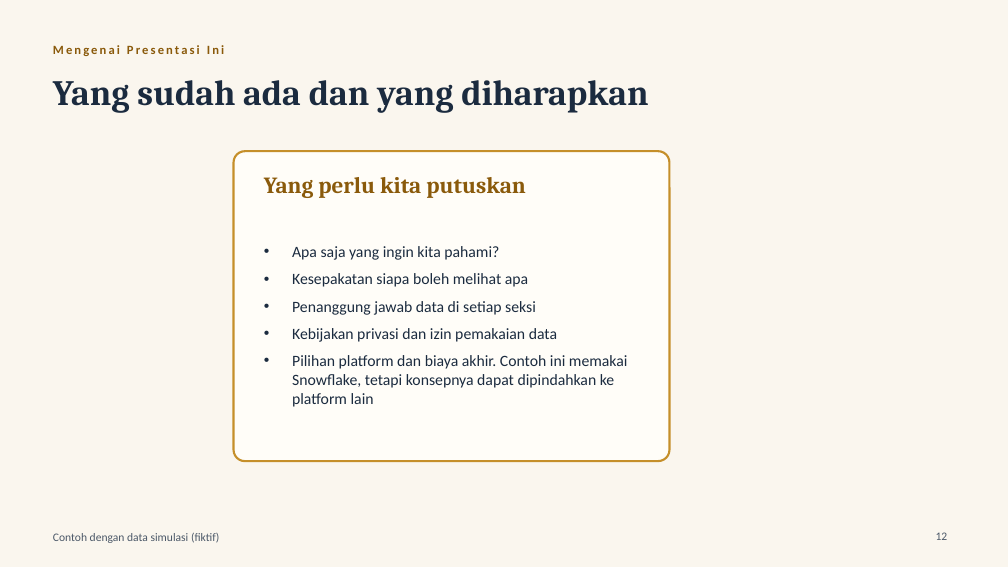
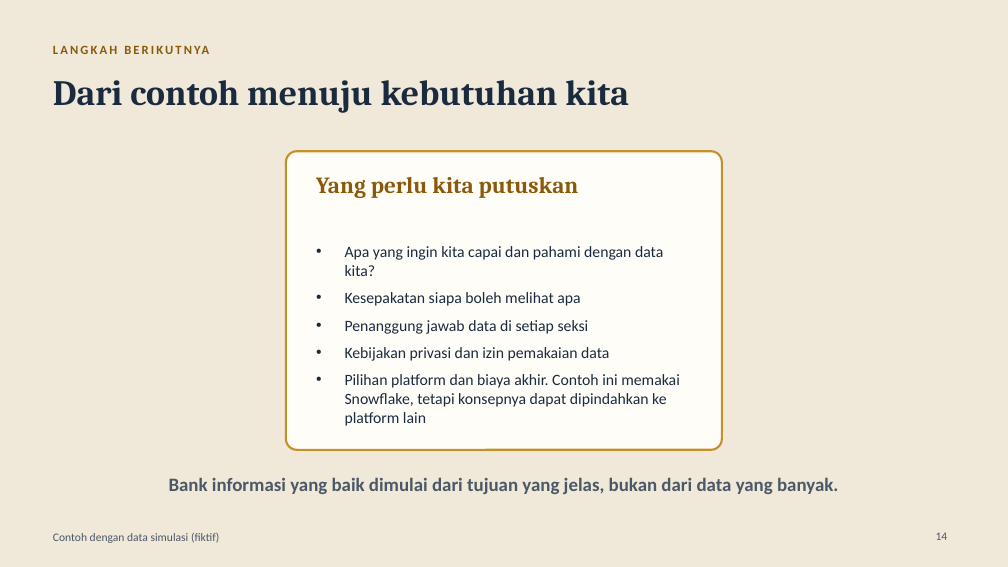
Before and after one commit to mizuruka92/church-activties, a slide deck: slide 14 of docs/presentation/pusat_informasi_paroki_dewan.pptx (slide 12 before the commit). Drawn at 1008x567 pixels with LibreOffice and Linux fonts; fonts in the diff are those of the drawing. Boxes give left, top, right and bottom in pixels: in the first picture for what was removed or moved away, otherwise in the second. Text is boxed around its words. In the diff, an @@ line names an element or a change of style, - is before the commit and + after.

```diff
--- a/docs/presentation/pusat_informasi_paroki_dewan.pptx
+++ b/docs/presentation/pusat_informasi_paroki_dewan.pptx
@@ background #FAF6EE to #F0E8D8 @@
@@ text at box(53, 45, 224, 56): text changed @@
-Mengenai Presentasi Ini
+LANGKAH BERIKUTNYA
@@ title at box(53, 80, 629, 113): text changed @@
-Yang sudah ada dan yang diharapkan
+Dari contoh menuju kebutuhan kita
@@ rounded rectangle: place and size @@
-rounded rectangle at box(234, 151, 670, 461)
+rounded rectangle at box(286, 151, 722, 450)
@@ text "Yang perlu kita putuskan": place and size @@
-text "Yang perlu kita putuskan" at box(264, 177, 526, 198)
+text "Yang perlu kita putuskan" at box(316, 177, 579, 198)
@@ text "Apa yang ingin kita capai ...": place and size @@
-text "Apa yang ingin kita capai ..." at box(292, 246, 628, 407)
+text "Apa yang ingin kita capai ..." at box(345, 246, 680, 426)
@@ text at box(345, 246, 663, 276): text changed @@
-• Apa saja yang ingin kita pahami?
+• Apa yang ingin kita capai dan pahami dengan data kita?
@@ text added at box(169, 477, 838, 494), 18 pt, text #4B5868, bold @@
+Bank informasi yang baik dimulai dari tujuan yang jelas, bukan dari data yang banyak.
@@ page number at box(936, 532, 948, 540): text changed @@
-12
+14
```
Also in this commit, not shown: 5 other slides changed, 2 slides added, 2 other files.
